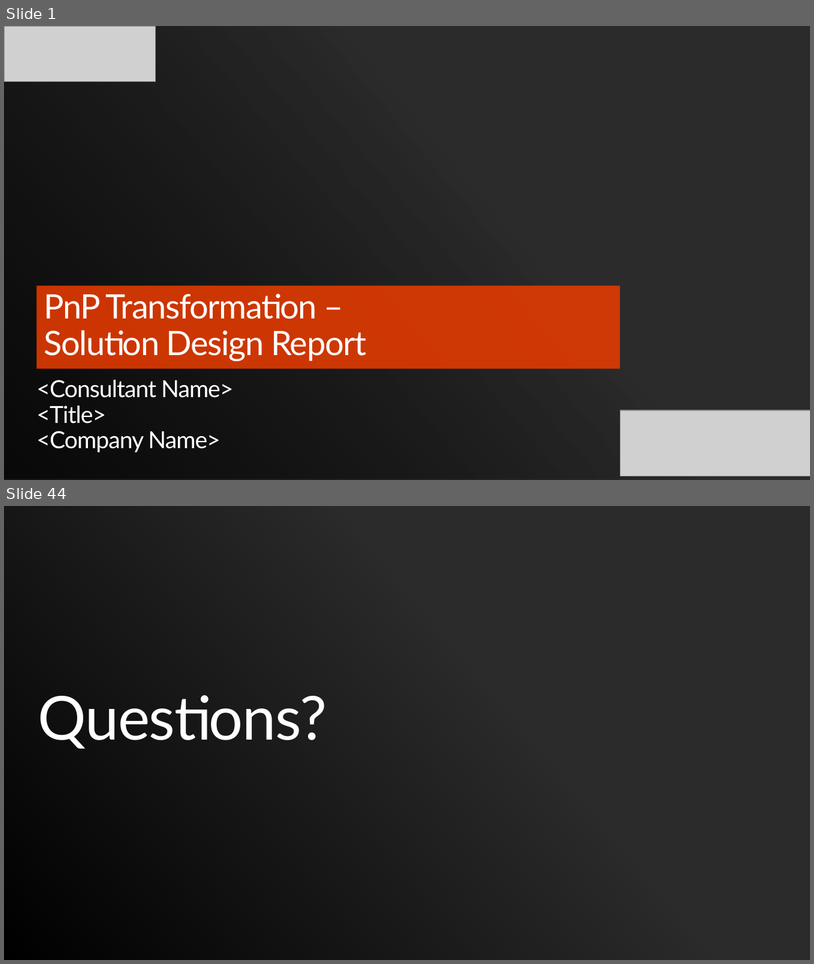
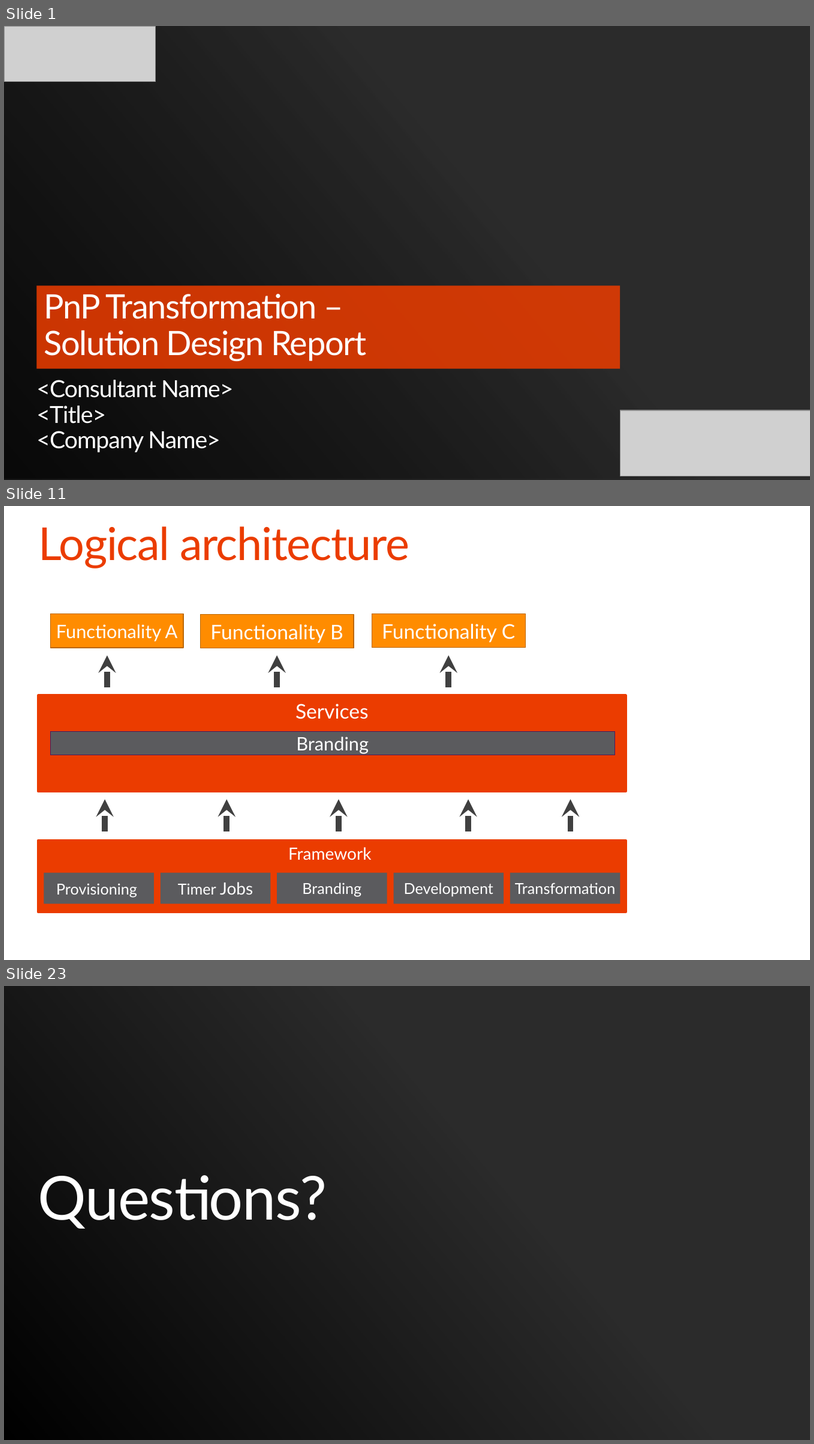
Before and after one commit to SharePoint/PnP-Guidance, a slide deck: PnP Transformation Process/Templates/Solution Design Report Presentation Template.pptx. Shown one above the other, each under a label of ours: slides 1 and 44 before the commit, slides 1, 11 and 23 after it; the slides between them are not shown. The pictures are 814x964 and 814x1444 pixels, drawn with LibreOffice and Linux fonts; fonts in the diff are those of the drawing; grey boxes stand for pictures; background and template pictures are left out; a plain dark background stands for a picture behind light text. Boxes give left, top, right and bottom in pixels: in the first picture for what was removed or moved away, otherwise in the second. Text is boxed around its words. In the diff, an @@ line names an element or a change of style, - is before the commit and + after.

```diff
--- a/PnP Transformation Process/Templates/Solution Design Report Presentation Template.pptx
+++ b/PnP Transformation Process/Templates/Solution Design Report Presentation Template.pptx
@@ slide 11 added at bbox=[4, 506, 810, 960], background #FFFFFF @@
@@ title added at bbox=[38, 526, 410, 568], 54 pt, text #EB3C00 @@
+Logical architecture
@@ rectangle added at bbox=[51, 613, 183, 648], fill #FF8C00, outline #BD6800 0.85 pt, 22 pt, text #FFFFFF @@
+Functionality A
@@ rectangle added at bbox=[372, 613, 525, 647], fill #FF8C00, outline #BD6800 0.85 pt, 24 pt, text #FFFFFF @@
+Functionality C
@@ rectangle added at bbox=[201, 614, 354, 648], fill #FF8C00, outline #BD6800 0.85 pt, 24 pt, text #FFFFFF @@
+Functionality B
@@ arrow added from (107, 687) to (107, 655), #404040 7 pt @@
@@ arrow added from (277, 687) to (277, 655), #404040 7 pt @@
@@ arrow added from (449, 687) to (449, 655), #404040 7 pt @@
@@ rectangle added at bbox=[38, 696, 626, 791], fill #EB3C00, outline #EB3C00 3 pt, 24 pt, text #FFFFFF @@
+Services
@@ rectangle added at bbox=[51, 732, 615, 754], fill #5B5B5E, outline #4D185A 0.85 pt, 22 pt, text #FFFFFF @@
+Branding
@@ arrow added from (105, 831) to (105, 799), #404040 7 pt @@
@@ arrow added from (227, 831) to (227, 799), #404040 7 pt @@
@@ arrow added from (339, 831) to (339, 799), #404040 7 pt @@
@@ arrow added from (468, 831) to (468, 799), #404040 7 pt @@
@@ arrow added from (571, 831) to (571, 799), #404040 7 pt @@
@@ group added at bbox=[38, 840, 626, 912]: 6 rectangles @@
+Framework
+Provisioning
+Timer Jobs
+Branding
+Development
+Transformation
@@ what was slide 44 is now slide 23 @@
```
Also in this commit, not shown: 4 slides changed, 17 other slides added, 39 slides removed.
